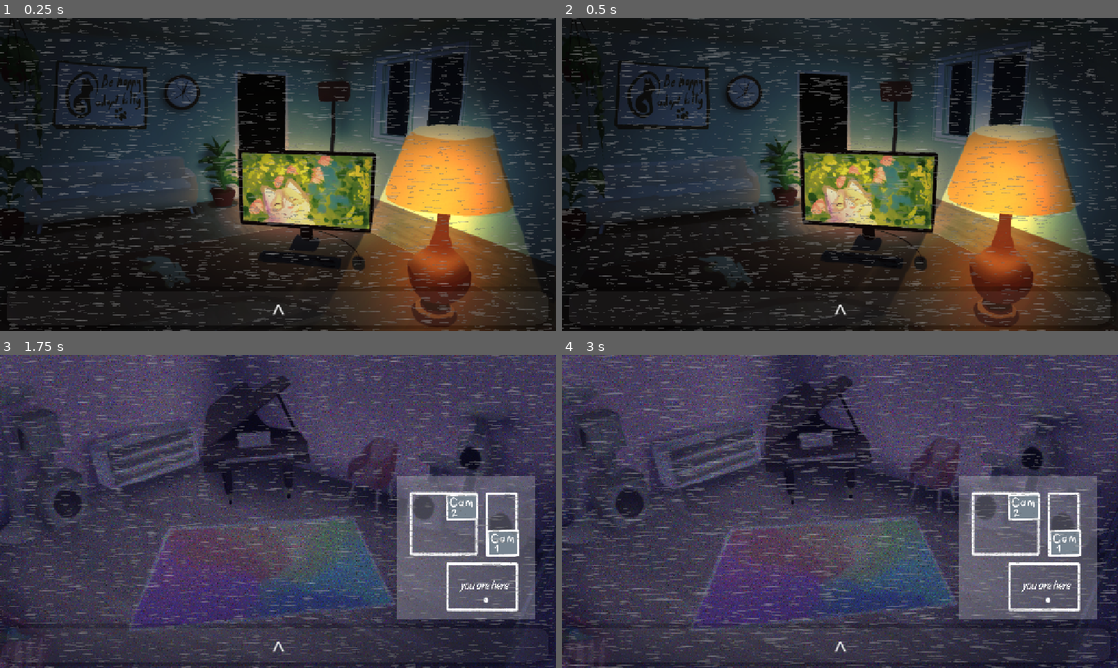
Above: before the commit, frames 1-4 (two rows, left to right).
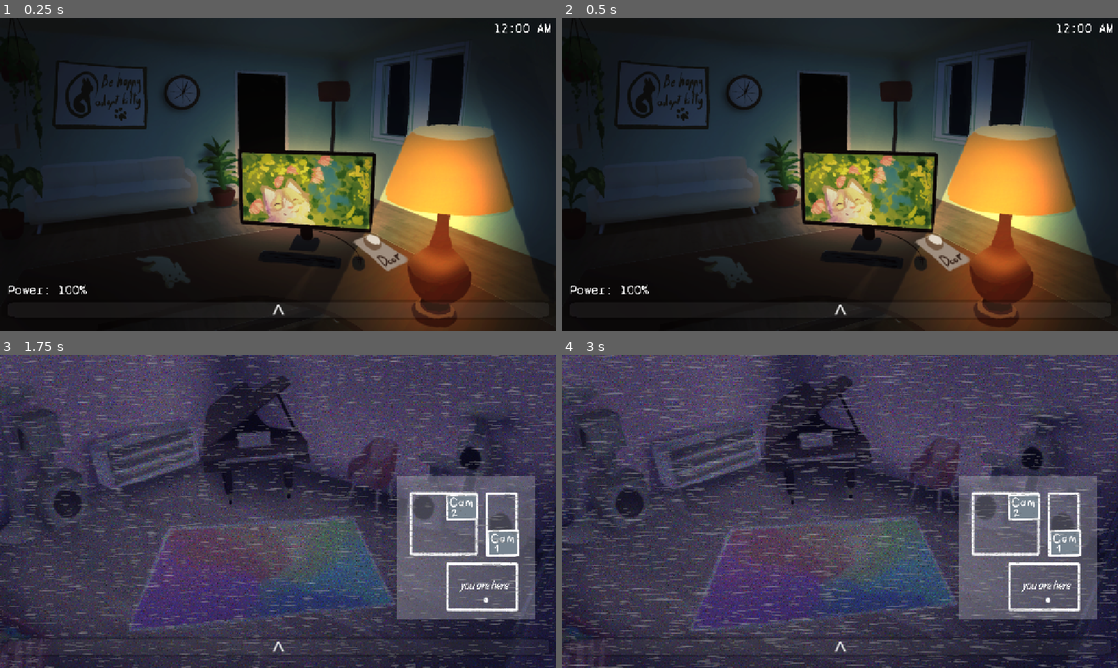
Above: after the commit, the same moments.

Repository: GrayAndWise/MeowsacreGame
Game: Godot game, scene res://office.tscn
Same seed, same stepped clock (60 frames per second), same inputs: the game is played once before the commit and once after it. This scene is started directly instead of the project's main scene.
Inputs (mouse positions are in pixels of both pictures, inside the frame that each line leads up to):
- Up to frame 1 (0.25 s): no input
- Up to frame 2 (0.5 s): no input
- Up to frame 3 (1.75 s): tap Enter at 0.5 s; move the mouse to (278, 649) at 0.52 s; press the mouse at (278, 649) at 0.53 s; move the mouse to (166, 527) at 1.27 s; release the mouse at (166, 527) at 1.28 s; click (166, 527) at 1.35 s
- Up to frame 4 (3 s): move the mouse to (895, 442) at 2.02 s; press the mouse at (895, 442) at 2.03 s; move the mouse to (812, 574) at 2.77 s; release the mouse at (812, 574) at 2.78 s; click (812, 574) at 2.85 s

The runs differ from the first frame. In frame 1, 11% of the frame differs, in the area x 0-100%, y 0-100%; in frame 2, 11%; in frame 3, less than 0.1%; in frame 4, less than 0.1%.

Commit message:
update5
added george (sorta)
implemented jumpscare logic
broke movement between cams :D

Diff:
--- a/office.tscn
+++ b/office.tscn
@@ -1,10 +1,17 @@
 [gd_scene format=3 uid="uid://bijr3unneddex"]
 
 [ext_resource type="Texture2D" uid="uid://3p8wkgfwcpb0" path="res://textures/rooms/office0.png" id="1_43ocd"]
-[ext_resource type="Script" uid="uid://c33tp7qo3my4" path="res://officeLoop.gd" id="1_hblr6"]
+[ext_resource type="Texture2D" uid="uid://cgxn7qf7xdc6f" path="res://textures/rooms/door/doorClose1.png" id="2_1g0dp"]
+[ext_resource type="Script" uid="uid://80h80reaumbq" path="res://scripts/time.gd" id="2_6rmj5"]
+[ext_resource type="Texture2D" uid="uid://cqnlp57evfx2y" path="res://textures/rooms/door/doorbuttonoff.png" id="2_mkmg8"]
+[ext_resource type="FontFile" uid="uid://dp8s8why1dwkv" path="res://fonts/SyneMono-Regular.ttf" id="3_3igeq"]
+[ext_resource type="Texture2D" uid="uid://jfpnfg0k58yj" path="res://textures/rooms/door/doorClose3.png" id="3_4360s"]
+[ext_resource type="Texture2D" uid="uid://bw04k6ifr20ci" path="res://textures/rooms/door/doorbuttonon.png" id="3_f2u8t"]
 [ext_resource type="Script" uid="uid://472qauf4u4s3" path="res://scripts/camera.gd" id="3_lcnwv"]
 [ext_resource type="Texture2D" uid="uid://4gjq6wv270nk" path="res://textures/button.png" id="4_4i814"]
+[ext_resource type="Texture2D" uid="uid://duor5e8jumko8" path="res://textures/rooms/door/doorClose2.png" id="4_a0t2l"]
 [ext_resource type="Texture2D" uid="uid://cmm4fttnm0mv6" path="res://textures/rooms/cam1.png" id="5_s0aar"]
+[ext_resource type="Texture2D" uid="uid://cyt2t1gcrlj6y" path="res://textures/rooms/door/doorClose4.png" id="5_xemgy"]
 [ext_resource type="Texture2D" uid="uid://cnnd73k6a2ajn" path="res://textures/rooms/cam2.png" id="6_gxl1f"]
 [ext_resource type="Texture2D" uid="uid://bh2sb1lvvpvns" path="res://textures/rooms/cam3.png" id="7_2uxut"]
 [ext_resource type="Script" uid="uid://cxrlmpsrb75rt" path="res://cameraview.gd" id="8_25m5p"]
@@ -29,14 +36,26 @@
 [ext_resource type="Texture2D" uid="uid://jf3sryr7g0qe" path="res://textures/static/438.png" id="27_26ul0"]
 [ext_resource type="AudioStream" uid="uid://8h280nelkl5q" path="res://audio/ambienceLoop.wav" id="29_46so7"]
 [ext_resource type="AudioStream" uid="uid://c2yxlflhdbfim" path="res://audio/shortGlitch.wav" id="29_cu40l"]
-[ext_resource type="Texture2D" uid="uid://due4i85mqggde" path="res://textures/george/6db8b09e-e760-4bb3-8f74-63b825c49e2a-2.png" id="30_5bs7n"]
-[ext_resource type="Texture2D" uid="uid://clc482evd3ntv" path="res://textures/george/6db8b09e-e760-4bb3-8f74-63b825c49e2a.png" id="31_cu40l"]
-[ext_resource type="Texture2D" uid="uid://ms6sg8if7qva" path="res://textures/george/6db8b09e-e760-4bb3-8f74-63b825c49e2a-3.png" id="32_qt548"]
-[ext_resource type="Texture2D" uid="uid://w0tsv83i1rfs" path="res://textures/george/a6be390a-d5a9-4789-9fe7-552aad832622-2.png" id="33_5c3wu"]
-[ext_resource type="Texture2D" uid="uid://btdsmyjxpftoq" path="res://textures/george/a6be390a-d5a9-4789-9fe7-552aad832622.png" id="34_g68bc"]
-[ext_resource type="Texture2D" uid="uid://bg1dsqp4gslpw" path="res://textures/george/image.png" id="35_cu40l"]
+[ext_resource type="Texture2D" uid="uid://due4i85mqggde" path="res://textures/george/georgewander/6db8b09e-e760-4bb3-8f74-63b825c49e2a-2.png" id="30_5bs7n"]
+[ext_resource type="Texture2D" uid="uid://clc482evd3ntv" path="res://textures/george/georgewander/6db8b09e-e760-4bb3-8f74-63b825c49e2a.png" id="31_cu40l"]
+[ext_resource type="Texture2D" uid="uid://ms6sg8if7qva" path="res://textures/george/georgewander/6db8b09e-e760-4bb3-8f74-63b825c49e2a-3.png" id="32_qt548"]
+[ext_resource type="Texture2D" uid="uid://w0tsv83i1rfs" path="res://textures/george/georgewander/a6be390a-d5a9-4789-9fe7-552aad832622-2.png" id="33_5c3wu"]
+[ext_resource type="Texture2D" uid="uid://btdsmyjxpftoq" path="res://textures/george/georgewander/a6be390a-d5a9-4789-9fe7-552aad832622.png" id="34_g68bc"]
 [ext_resource type="Script" uid="uid://b0qmhevd4odf" path="res://scripts/georgeLogic.gd" id="35_jtogi"]
-[ext_resource type="Texture2D" uid="uid://dr4dkr5l2fk26" path="res://textures/george/Employment-Job-Application-791x1024-3681536362.png" id="37_qt548"]
+[ext_resource type="Texture2D" uid="uid://b31trsnq7p63n" path="res://textures/george/jumpscare/1one.png" id="42_0td1f"]
+[ext_resource type="Texture2D" uid="uid://clwh81hfrvfin" path="res://textures/george/jumpscare/2two.png" id="43_6rmj5"]
+[ext_resource type="Texture2D" uid="uid://q6ldunpuilj1" path="res://textures/george/jumpscare/3three.png" id="44_3igeq"]
+[ext_resource type="Texture2D" uid="uid://c7037ivh7tor0" path="res://textures/george/jumpscare/4four.png" id="45_rwrx0"]
+[ext_resource type="Texture2D" uid="uid://20m6jbgpxmbs" path="res://textures/george/jumpscare/5five.png" id="46_c3g7g"]
+[ext_resource type="Texture2D" uid="uid://d3njy3fdjvitt" path="res://textures/george/jumpscare/6six.png" id="47_xeg8r"]
+[ext_resource type="Texture2D" uid="uid://5vgh82sd1fwk" path="res://textures/george/jumpscare/7seven.png" id="48_ihndh"]
+[ext_resource type="Texture2D" uid="uid://cblq115esqigw" path="res://textures/george/jumpscare/Untitled168_20260415213525.png" id="49_fh040"]
+[ext_resource type="Texture2D" uid="uid://c51e10bscgikd" path="res://textures/george/jumpscare/Untitled168_20260415213529.png" id="50_jtjic"]
+[ext_resource type="Texture2D" uid="uid://bk248pmb22886" path="res://textures/george/jumpscare/Untitled168_20260415213533.png" id="51_dd4l1"]
+[ext_resource type="Texture2D" uid="uid://docc36onojitg" path="res://textures/george/jumpscare/Untitled168_20260415213537.png" id="52_xbu8t"]
+[ext_resource type="Texture2D" uid="uid://1q3m5sui0kay" path="res://textures/george/jumpscare/Untitled168_20260415213546.png" id="53_f5d21"]
+[ext_resource type="Texture2D" uid="uid://dwehenlsb0tln" path="res://textures/george/jumpscare/Untitled168_20260415213551.png" id="54_pulq8"]
+[ext_resource type="AudioStream" uid="uid://dkxe580phj3s3" path="res://audio/jumpscare.mp3" id="55_f2u8t"]
 
 [sub_resource type="SpriteFrames" id="SpriteFrames_wruqr"]
 animations = [{
@@ -48,6 +67,36 @@
 "name": &"default",
 "speed": 5.0
 }]
+
+[sub_resource type="SpriteFrames" id="SpriteFrames_g6veu"]
+animations = [{
+"frames": [{
+"duration": 1.0,
+"texture": null
+}, {
+"duration": 1.0,
+"texture": ExtResource("2_1g0dp")
+}, {
+"duration": 1.0,
+"texture": ExtResource("3_4360s")
+}, {
+"duration": 1.0,
+"texture": ExtResource("4_a0t2l")
+}, {
+"duration": 1.0,
+"texture": ExtResource("5_xemgy")
+}],
+"loop": false,
+"name": &"default",
+"speed": 12.0
+}]
+
+[sub_resource type="AnimatedTexture" id="AnimatedTexture_mkmg8"]
+frames = 2
+frame_0/texture = ExtResource("2_mkmg8")
+frame_0/duration = 0.0
+frame_1/texture = ExtResource("3_f2u8t")
+frame_1/duration = 0.0
 
 [sub_resource type="SpriteFrames" id="SpriteFrames_25m5p"]
 animations = [{
@@ -161,6 +210,9 @@
 animations = [{
 "frames": [{
 "duration": 1.0,
+"texture": null
+}, {
+"duration": 1.0,
 "texture": ExtResource("30_5bs7n")
 }, {
 "duration": 1.0,
@@ -176,7 +228,7 @@
 "texture": ExtResource("34_g68bc")
 }, {
 "duration": 1.0,
-"texture": ExtResource("35_cu40l")
+"texture": null
 }],
 "loop": true,
 "name": &"default",
@@ -187,19 +239,156 @@
 animations = [{
 "frames": [{
 "duration": 1.0,
-"texture": ExtResource("37_qt548")
-}],
-"loop": true,
-"name": &"default",
-"speed": 5.0
+"texture": null
+}, {
+"duration": 1.0,
+"texture": ExtResource("42_0td1f")
+}, {
+"duration": 1.0,
+"texture": ExtResource("43_6rmj5")
+}, {
+"duration": 25.0,
+"texture": ExtResource("44_3igeq")
+}, {
+"duration": 1.0,
+"texture": ExtResource("45_rwrx0")
+}, {
+"duration": 1.0,
+"texture": ExtResource("46_c3g7g")
+}, {
+"duration": 1.0,
+"texture": ExtResource("47_xeg8r")
+}, {
+"duration": 1.0,
+"texture": ExtResource("48_ihndh")
+}, {
+"duration": 1.0,
+"texture": ExtResource("49_fh040")
+}, {
+"duration": 1.0,
+"texture": ExtResource("50_jtjic")
+}, {
+"duration": 1.0,
+"texture": ExtResource("51_dd4l1")
+}, {
+"duration": 1.0,
+"texture": ExtResource("52_xbu8t")
+}, {
+"duration": 1.0,
+"texture": ExtResource("53_f5d21")
+}, {
+"duration": 1.0,
+"texture": ExtResource("54_pulq8")
+}, {
+"duration": 1.0,
+"texture": ExtResource("49_fh040")
+}, {
+"duration": 1.0,
+"texture": ExtResource("50_jtjic")
+}, {
+"duration": 1.0,
+"texture": ExtResource("51_dd4l1")
+}, {
+"duration": 1.0,
+"texture": ExtResource("52_xbu8t")
+}, {
+"duration": 1.0,
+"texture": ExtResource("53_f5d21")
+}, {
+"duration": 1.0,
+"texture": ExtResource("54_pulq8")
+}, {
+"duration": 1.0,
+"texture": ExtResource("49_fh040")
+}, {
+"duration": 1.0,
+"texture": ExtResource("50_jtjic")
+}, {
+"duration": 1.0,
+"texture": ExtResource("51_dd4l1")
+}, {
+"duration": 1.0,
+"texture": ExtResource("52_xbu8t")
+}, {
+"duration": 1.0,
+"texture": ExtResource("53_f5d21")
+}, {
+"duration": 1.0,
+"texture": ExtResource("54_pulq8")
+}, {
+"duration": 1.0,
+"texture": ExtResource("49_fh040")
+}, {
+"duration": 1.0,
+"texture": ExtResource("50_jtjic")
+}, {
+"duration": 1.0,
+"texture": ExtResource("51_dd4l1")
+}, {
+"duration": 1.0,
+"texture": ExtResource("52_xbu8t")
+}, {
+"duration": 1.0,
+"texture": ExtResource("53_f5d21")
+}, {
+"duration": 1.0,
+"texture": ExtResource("54_pulq8")
+}],
+"loop": false,
+"name": &"default",
+"speed": 12.0
 }]
 
 [node name="Office" type="Node2D" unique_id=2096332971]
-script = ExtResource("1_hblr6")
+
+[node name="Label" type="Label" parent="." unique_id=1702356977]
+offset_right = 40.0
+offset_bottom = 23.0
+script = ExtResource("2_6rmj5")
+
+[node name="GameTimer" type="Timer" parent="Label" unique_id=501431270]
+wait_time = 60.0
+autostart = true
+
+[node name="TimeLabel" type="Label" parent="Label" unique_id=1529172921]
+z_index = 1
+layout_mode = 0
+offset_left = 1137.0
+offset_top = 6.0
+offset_right = 1270.0
+offset_bottom = 43.0
+theme_override_fonts/font = ExtResource("3_3igeq")
+theme_override_font_sizes/font_size = 30
+text = "12:00 AM"
+
+[node name="PowerLabel" type="Label" parent="Label" unique_id=583927625]
+z_index = 1
+layout_mode = 0
+offset_left = 18.0
+offset_top = 608.0
+offset_right = 84.0
+offset_bottom = 645.0
+theme_override_fonts/font = ExtResource("3_3igeq")
+theme_override_font_sizes/font_size = 30
+text = "Power: 100%"
 
 [node name="office" type="AnimatedSprite2D" parent="." unique_id=1422493307]
 sprite_frames = SubResource("SpriteFrames_wruqr")
 centered = false
+
+[node name="door" type="AnimatedSprite2D" parent="." unique_id=1224460494]
+z_index = 1
+sprite_frames = SubResource("SpriteFrames_g6veu")
+centered = false
+
+[node name="doorButton" type="TextureRect" parent="." unique_id=1998436301]
+z_index = 1
+offset_left = 811.0
+offset_top = 495.0
+offset_right = 943.0
+offset_bottom = 585.0
+mouse_filter = 0
+texture = SubResource("AnimatedTexture_mkmg8")
 
 [node name="CanvasLayer" type="CanvasLayer" parent="." unique_id=1229433428]
 
@@ -219,10 +408,10 @@
 [node name="TextureRect" type="TextureRect" parent="CanvasLayer/Label" unique_id=971501087]
 modulate = Color(1, 1, 1, 0.18431373)
 layout_mode = 0
-offset_left = -6.0
-offset_top = -341.0
-offset_right = 1296.0
-offset_bottom = 373.0
+offset_left = -3.0
+offset_top = -140.0
+offset_right = 1299.0
+offset_bottom = 194.0
 mouse_filter = 2
 texture = ExtResource("4_4i814")
 expand_mode = 1
@@ -275,6 +464,7 @@
 centered = false
 
 [node name="Static" type="AnimatedSprite2D" parent="camera" unique_id=1514034577]
+visible = false
 z_index = 5
 material = SubResource("ShaderMaterial_bveom")
 position = Vector2(-2, 0)
@@ -316,12 +506,18 @@
 autostart = true
 
 [node name="jumpscare" type="AnimatedSprite2D" parent="George" unique_id=1039785276]
-visible = false
 z_index = 8
-position = Vector2(466, -22)
-scale = Vector2(0.5941846, 0.714319)
+position = Vector2(4, -72)
+scale = Vector2(0.6616047, 0.79537034)
 sprite_frames = SubResource("SpriteFrames_cu40l")
-centered = false
+autoplay = "default"
+frame = 31
+frame_progress = 1.0
+centered = false
+
+[node name="jumpscaresound" type="AudioStreamPlayer2D" parent="George" unique_id=1441249021]
+process_mode = 3
+stream = ExtResource("55_f2u8t")
 
 [node name="TBA" type="AnimatedSprite2D" parent="." unique_id=1865092125]
 visible = false
--- a/scripts/camera.gd
+++ b/scripts/camera.gd
@@ -1,4 +1,5 @@
 extends Label
+
 
 var cameras_open: bool = false
 
@@ -20,7 +21,7 @@
 	self.mouse_entered.connect(_on_mouse_entered)
 	self.mouse_exited.connect(_on_mouse_exited)
 	set_camera_ui_visible(false)
-	george.visible = false
+	george.updateVisibility(camera.currentCam)
 
 func _on_mouse_entered() -> void:
 	pass
@@ -60,3 +61,8 @@
 	set_camera_ui_visible(false)
 	george.visible = false
 	camera.play_backwards()
+
+func force_close_cameras() -> void:
+	if cameras_open:
+		cameras_open = false
+		close_cameras()
--- a/scripts/georgeLogic.gd
+++ b/scripts/georgeLogic.gd
@@ -1,16 +1,33 @@
 extends Node
 
+@onready var label =  $"../CanvasLayer/Label" # Label is the parent
+var doorOpen = false
 enum Room { CAM1, CAM2, OFFICE_DOOR }
-var currentRoom : Room = Room.CAM1
-var aiLevel : int = 20
+var currentRoom : Room = Room.CAM2
+var aiLevel : int = 5
 var pathIndex : int = 0
 var path = [Room.CAM1, Room.CAM2, Room.OFFICE_DOOR]
 
 var roomFrames = {
-	Room.CAM1: [0, 1, 2],
-	Room.CAM2: [3, 4],
-	Room.OFFICE_DOOR: [5]
+	Room.CAM1: [4, 5],
+	Room.CAM2: [1, 2, 3],
+	Room.OFFICE_DOOR: [6]
 }
+
+func _gui_input(event: InputEvent) -> void:
+	if event.is_action_pressed("gui_click"):
+		toggleDoor()
+
+func toggleDoor() -> void:
+	if doorOpen:
+		$"../door".play_backwards()
+		$"../doorButton".texture.current_frame = 0
+		doorOpen = false
+	else:
+		$"../door".play()
+		$"../doorButton".texture.current_frame = 1
+		doorOpen = true
+
 
 func tryMove() -> void:
 	if randi() % 20 < aiLevel:
@@ -18,25 +35,51 @@
 		currentRoom = path[pathIndex]
 		var frames = roomFrames[currentRoom]
 		$".".frame = frames[randi() % frames.size()]
+		if label.cameras_open:
+			$"../camera/AnimatedSprite2D".play() # glitch
+			$"../camera/AudioStreamPlayer2D".play() #glitch sound
 		if currentRoom == Room.OFFICE_DOOR:
 			checkJumpscare()
+		updateVisibility(get_node("../camera").currentCam)
 
 
 func _ready() -> void:
 	$georgeTimer.timeout.connect(tryMove)
 	$georgeTimer.start()
 	$jumpscare.visible=false
+	$"../doorButton".gui_input.connect(_gui_input)
+	$".".frame=1;
+	updateVisibility(get_node("../camera").currentCam)
+
+var jumpscaring: bool = false
 
 func checkJumpscare() -> void:
-	if (true):
-		$jumpscare.visible=true
-		print("jumpscare should be firing")
-
+	if !doorOpen and !jumpscaring:
+		jumpscaring = true
+		get_node("../CanvasLayer/Label").force_close_cameras()
+		$".".visible=true
+		$".".frame=0
+		$jumpscare.visible = true
+		$jumpscare.play()
+		await get_tree().create_timer(2).timeout
+		$jumpscaresound.play()
+		$"../doorButton".mouse_filter = Control.MOUSE_FILTER_IGNORE
+		$"../CanvasLayer/Label".visible=false
 
 func updateVisibility(currentCam: int) -> void:
-	if currentRoom == Room.CAM1 and currentCam == 0:
-		$".".visible = true  #komentaras kad github keistu kazka
-	elif currentRoom == Room.CAM2 and currentCam == 1:
+	if $jumpscare.visible:
+		$".".visible = true
+		return
+	if currentRoom == Room.CAM1 and currentCam == 1:
+		$".".visible = true
+	elif currentRoom == Room.CAM2 and currentCam == 0:
 		$".".visible = true
 	else:
 		$".".visible = false
+
+func force_toggle_door() -> void:
+	if doorOpen:
+		$"../door".play_backwards()
+		$"../doorButton".texture.current_frame = 0
+		$"../doorButton".mouse_filter = Control.MOUSE_FILTER_IGNORE
+		doorOpen = false
--- /dev/null
+++ b/scripts/time.gd
@@ -0,0 +1,35 @@
+extends Node
+
+var time_seconds: int = 0
+var power: float = 100.0
+
+@onready var label =  $"../CanvasLayer/Label" # Label is the parent
+@onready var george = $"../George"  # up to Office, then George
+@onready var time_label = $TimeLabel  # adjust path
+@onready var power_label = $PowerLabel  # adjust path
+
+
+func _ready() -> void:
+	$GameTimer.wait_time = 1.0
+	$GameTimer.timeout.connect(_on_tick)
+	$GameTimer.start()
+
+func _on_tick() -> void:
+	time_seconds += 1
+
+	var drain = 1
+	if label.cameras_open: drain += 0.5
+	if george.doorOpen: drain += 0.5
+	power = max(power - drain, 0.0)
+
+	time_label.text = get_time_string()
+	power_label.text = "Power: " + str(snappedf(power, 0.1)) + "%"
+
+	if power<=0:
+		george.force_toggle_door()
+
+
+func get_time_string() -> String:
+	var hour = 12 + (time_seconds / 60)
+	if hour > 12: hour -= 12
+	return str(hour) + " AM"
Not shown, added: scripts/time.gd.uid
Binary file removed: textures/george/Employment-Job-Application-791x1024-3681536362.png
Renamed: textures/george/6db8b09e-e760-4bb3-8f74-63b825c49e2a-2.png -> textures/george/georgewander/6db8b09e-e760-4bb3-8f74-63b825c49e2a-2.png
Not shown, added: textures/george/georgewander/6db8b09e-e760-4bb3-8f74-63b825c49e2a-2.png.import
Renamed: textures/george/6db8b09e-e760-4bb3-8f74-63b825c49e2a-3.png -> textures/george/georgewander/6db8b09e-e760-4bb3-8f74-63b825c49e2a-3.png
Not shown, added: textures/george/georgewander/6db8b09e-e760-4bb3-8f74-63b825c49e2a-3.png.import
Renamed: textures/george/6db8b09e-e760-4bb3-8f74-63b825c49e2a.png -> textures/george/georgewander/6db8b09e-e760-4bb3-8f74-63b825c49e2a.png
Not shown, changed: textures/george/georgewander/6db8b09e-e760-4bb3-8f74-63b825c49e2a.png.import
Renamed: textures/george/a6be390a-d5a9-4789-9fe7-552aad832622-2.png -> textures/george/georgewander/a6be390a-d5a9-4789-9fe7-552aad832622-2.png
Not shown, added: textures/george/georgewander/a6be390a-d5a9-4789-9fe7-552aad832622-2.png.import
Renamed: textures/george/a6be390a-d5a9-4789-9fe7-552aad832622.png -> textures/george/georgewander/a6be390a-d5a9-4789-9fe7-552aad832622.png
Not shown, changed: textures/george/georgewander/a6be390a-d5a9-4789-9fe7-552aad832622.png.import
(and 39 more such lines)
